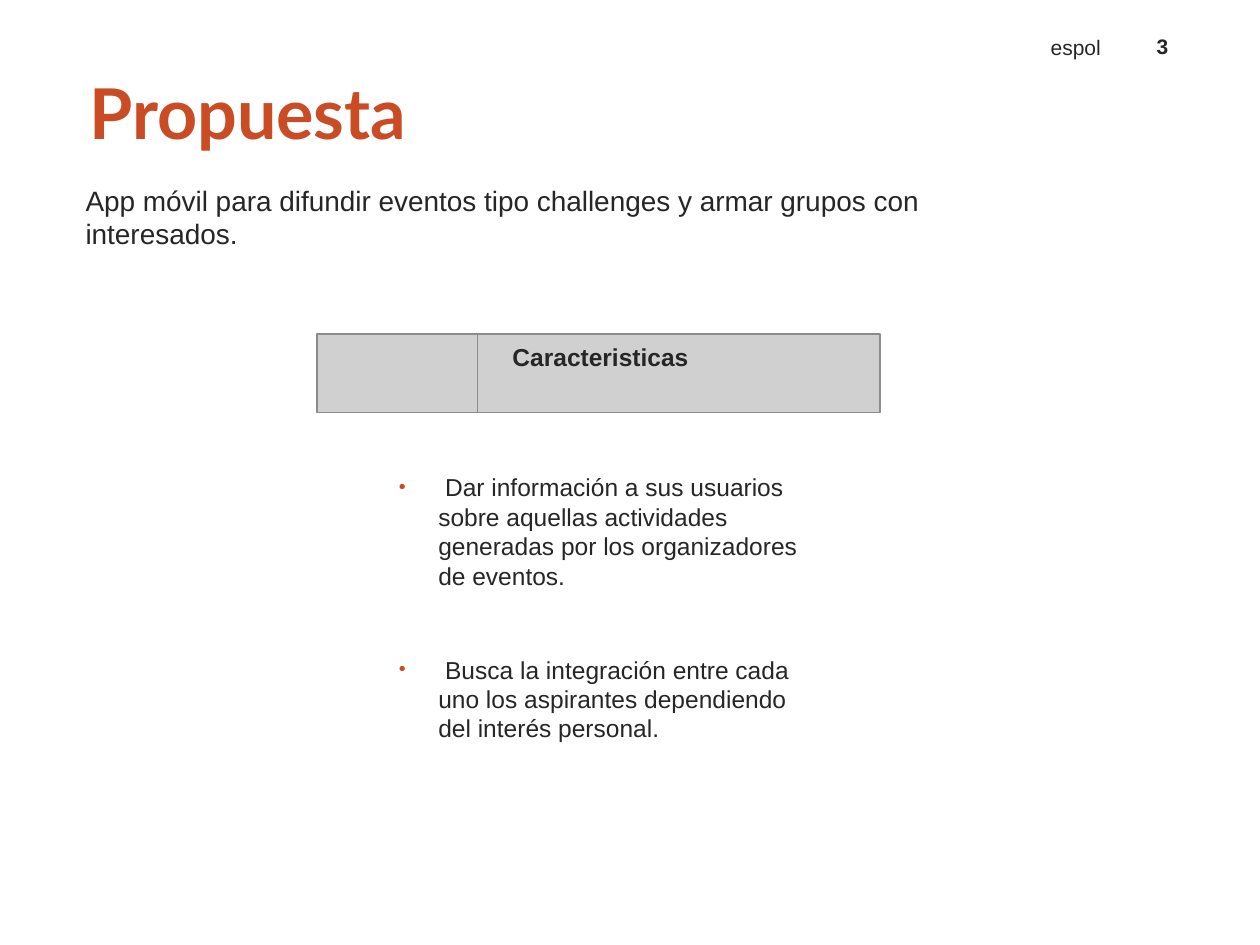
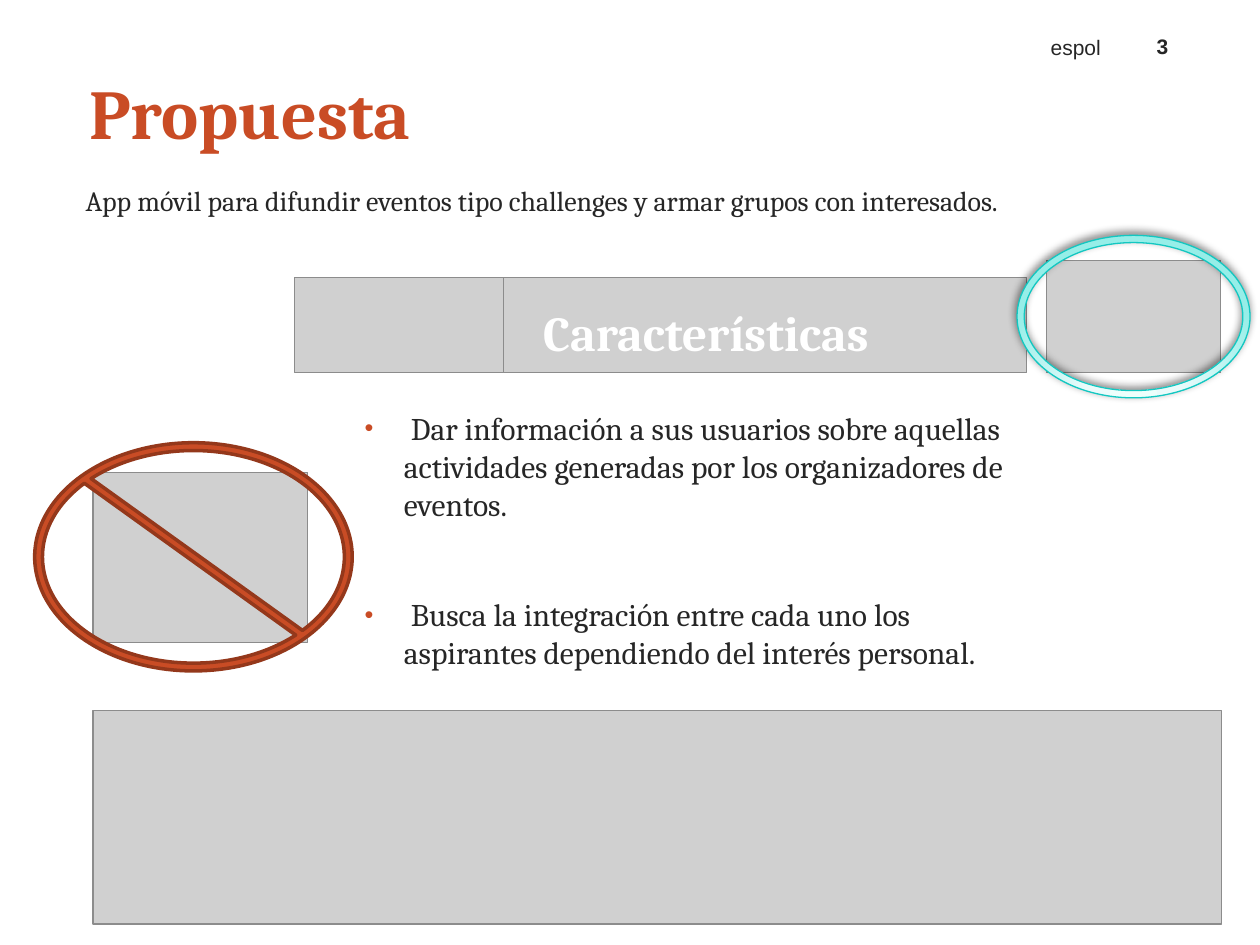
Before and after one commit to BryanManzano2016/AppChallenges, a slide deck: slide 3 of App móvil informativa.pptx. Drawn at 1260x945 pixels with LibreOffice and Linux fonts; fonts in the diff are those of the drawing; grey boxes stand for pictures; background and template pictures are left out. Boxes give left, top, right and bottom in pixels: in the first picture for what was removed or moved away, otherwise in the second. Text is boxed around its words. In the diff, an @@ line names an element or a change of style, - is before the commit and + after.

```diff
--- a/App móvil informativa.pptx
+++ b/App móvil informativa.pptx
@@ title "Propuesta" at box(89, 92, 410, 154): font Lato to Cambria @@
@@ text "App móvil para difundir eventos ..." at box(86, 191, 998, 217): font Arial to Cambria @@
@@ donut added at box(1017, 236, 1250, 398), fill gradient #EEFEFD to #EAFCFB to #96EEE9, outline #12C7C1 0.75 pt @@
@@ picture added at box(1047, 261, 1221, 373) @@
@@ picture: place and size @@
-picture at box(318, 334, 479, 412)
+picture at box(295, 278, 504, 373)
@@ picture: place and size @@
-picture at box(442, 334, 881, 412)
+picture at box(456, 278, 1027, 373)
@@ text at box(543, 317, 868, 351): text changed; size 14 to 28 pt; font Arial to Cambria; text colour #262626 to #FFFFFF @@
-Caracteristicas
+Características
@@ text "Dar información a sus usuarios ...": place and size @@
-text "Dar información a sus usuarios ..." at box(438, 478, 796, 742)
+text "Dar información a sus usuarios ..." at box(404, 417, 1002, 671)
@@ text "Dar información a sus usuarios ..." at box(404, 417, 1002, 671): size 14 to 18 pt, font Arial to Cambria @@
@@ no-entry sign added at box(35, 442, 353, 670), fill #C94C25, outline #95381B 2 pt @@
@@ picture added at box(93, 472, 307, 643) @@
@@ picture added at box(93, 711, 1222, 924) @@
```
Also in this commit, not shown: 6 other slides changed, 1 slide added.
